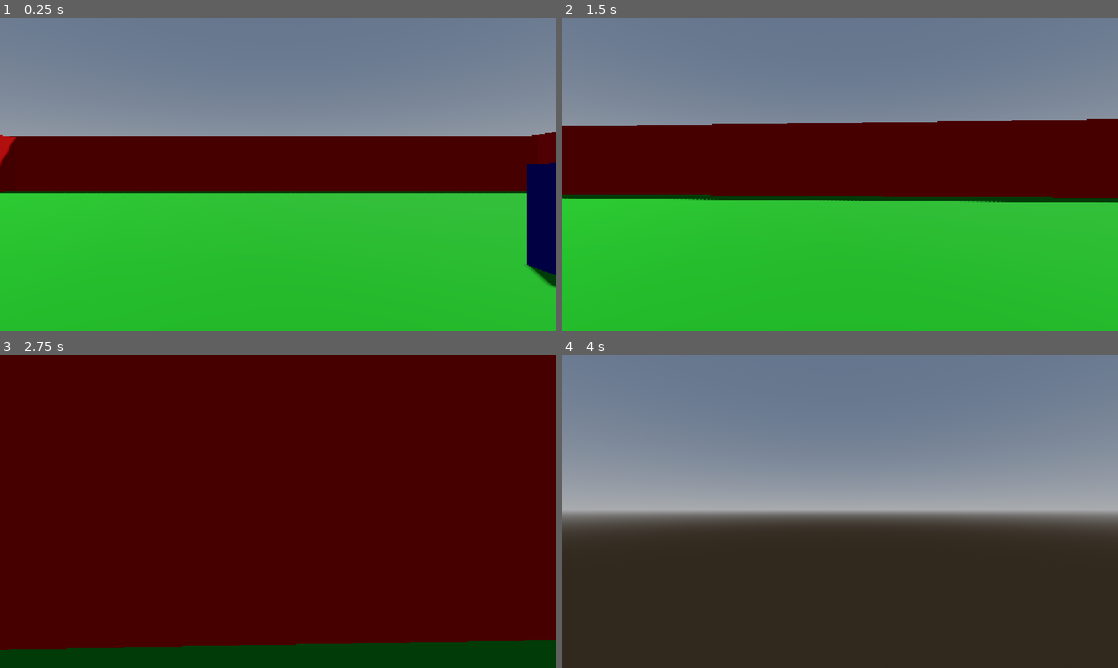
Above: before the commit, frames 1-4 (two rows, left to right).
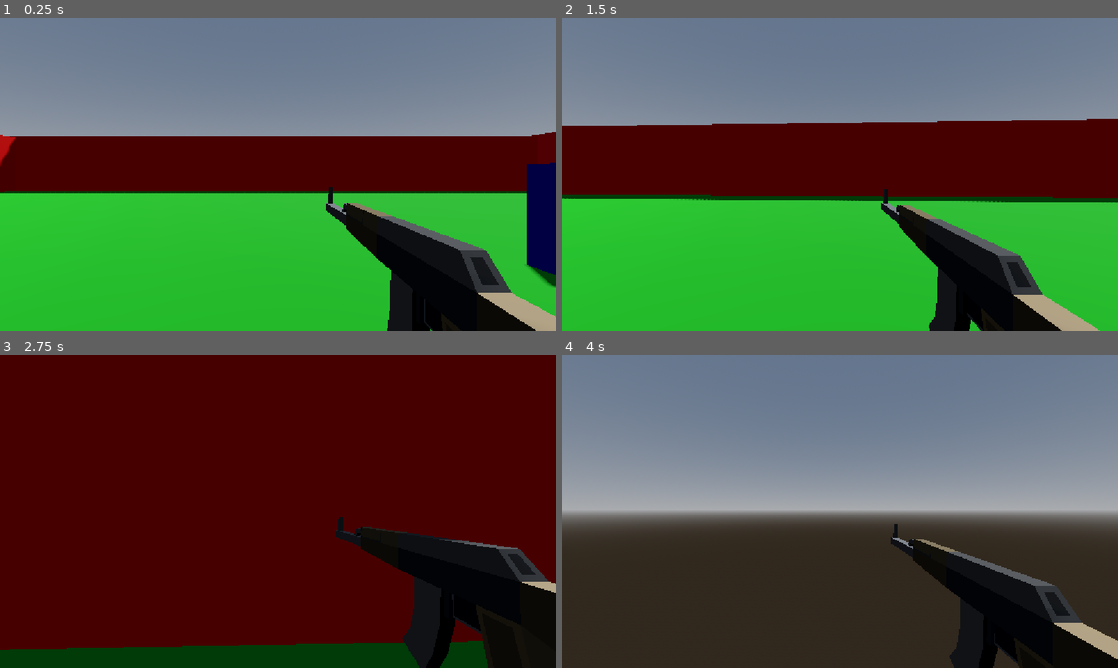
Above: after the commit, the same moments.

Repository: LaMemes10/dreamGame
Game: Godot game, scene res://scenes/world.tscn
Same seed, same stepped clock (60 frames per second), same inputs: the game is played once before the commit and once after it.
Inputs (mouse positions are in pixels of both pictures, inside the frame that each line leads up to):
- Up to frame 1 (0.25 s): no input
- Up to frame 2 (1.5 s): tap Enter (ui_accept) at 0.5, 0.77 s; move the mouse to (867, 174) at 0.52 s; hold Shift (sprint) 0.53-1.28 s; hold W (forward) from 0.53 s (still down); move the mouse to (812, 174) at 1.27 s; tap Shift (sprint) at 1.35 s
- Up to frame 3 (2.75 s): keep holding W (forward); tap Enter (ui_accept) at 1.52 s; move the mouse to (289, 505) at 2.02 s; hold Shift (sprint) from 2.03 s (still down)
- Up to frame 4 (4 s): keep holding W (forward); move the mouse to (834, 517) at 2.77 s; release Shift (sprint) at 2.78 s; tap Shift (sprint) at 2.85 s; tap Enter (ui_accept) at 3.02, 3.77 s; move the mouse to (878, 514) at 3.52 s; hold Shift (sprint) from 3.53 s (still down)

The runs differ from the first frame. In frame 1, 8.2% of the frame differs, in the area x 58-100%, y 54-100%; in frame 2, 6.8%; in frame 3, 10%, in the area x 60-100%, y 51-100%; in frame 4, 8.2%.

Commit message:
Added weapons

Diff:
--- a/Player/player.tscn
+++ b/Player/player.tscn
@@ -1,6 +1,7 @@
 [gd_scene format=3 uid="uid://bnk505wxng748"]
 
 [ext_resource type="Script" uid="uid://dt8xu3rsljrjk" path="res://Player/player.gd" id="1_cyojo"]
+[ext_resource type="PackedScene" uid="uid://yn7n6l62veqs" path="res://scenes/ak47.tscn" id="2_4ntmi"]
 
 [sub_resource type="CapsuleMesh" id="CapsuleMesh_q1lh8"]
 height = 2.2739258
@@ -22,3 +23,6 @@
 transform = Transform3D(1, 0, 0, 0, 1, 0, 0, 0, 1, 0, 1.5, 0)
 
 [node name="Camera3D" type="Camera3D" parent="Head" unique_id=1303548182]
+
+[node name="Wep_AK47" parent="Head" unique_id=686137945 instance=ExtResource("2_4ntmi")]
+transform = Transform3D(0.5, 0, 0, 0, 0.5, 0, 0, 0, 0.5, 0.45940602, -0.39218533, -0.47334754)
--- /dev/null
+++ b/scenes/ak47.tscn
@@ -0,0 +1,5 @@
+[gd_scene format=3 uid="uid://yn7n6l62veqs"]
+
+[ext_resource type="PackedScene" uid="uid://befo68sx458dq" path="res://models/Wep_AK47.fbx" id="1_hnbm5"]
+
+[node name="Wep_AK47" unique_id=686137945 instance=ExtResource("1_hnbm5")]
Binary file added: models/AmmoBox_Rifle.fbx
Not shown, added: models/AmmoBox_Rifle.fbx.import
Binary file added: models/AmmoBox_Shotgun.fbx
Not shown, added: models/AmmoBox_Shotgun.fbx.import
Binary file added: models/Ammo_RPG.fbx
Not shown, added: models/Ammo_RPG.fbx.import
Binary file added: models/Ammo_Rifle.fbx
Not shown, added: models/Ammo_Rifle.fbx.import
Binary file added: models/Ammo_Shotgun.fbx
Not shown, added: models/Ammo_Shotgun.fbx.import
Binary file added: models/Assets_Texture.png
Not shown, added: models/Assets_Texture.png.import
(and 44 more such lines)
